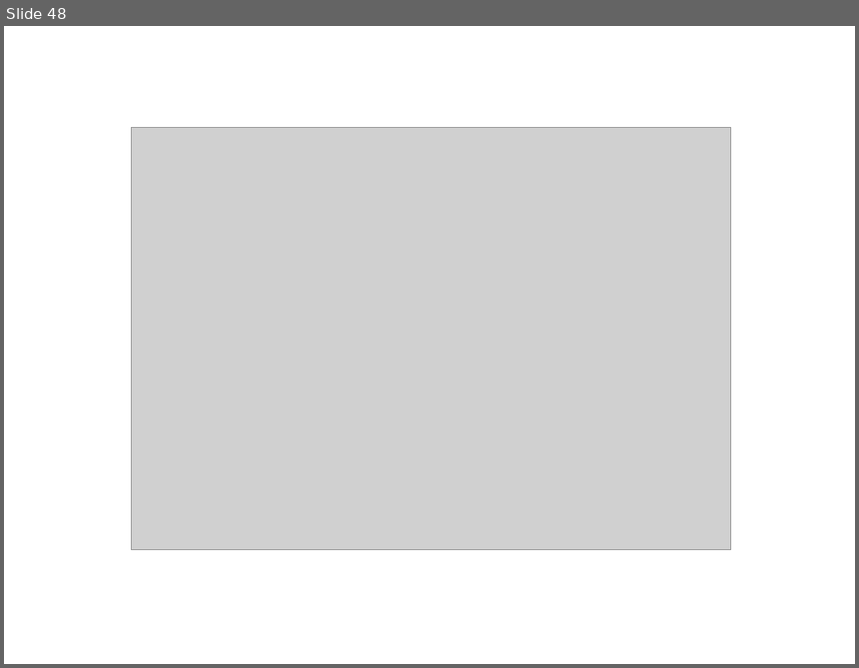
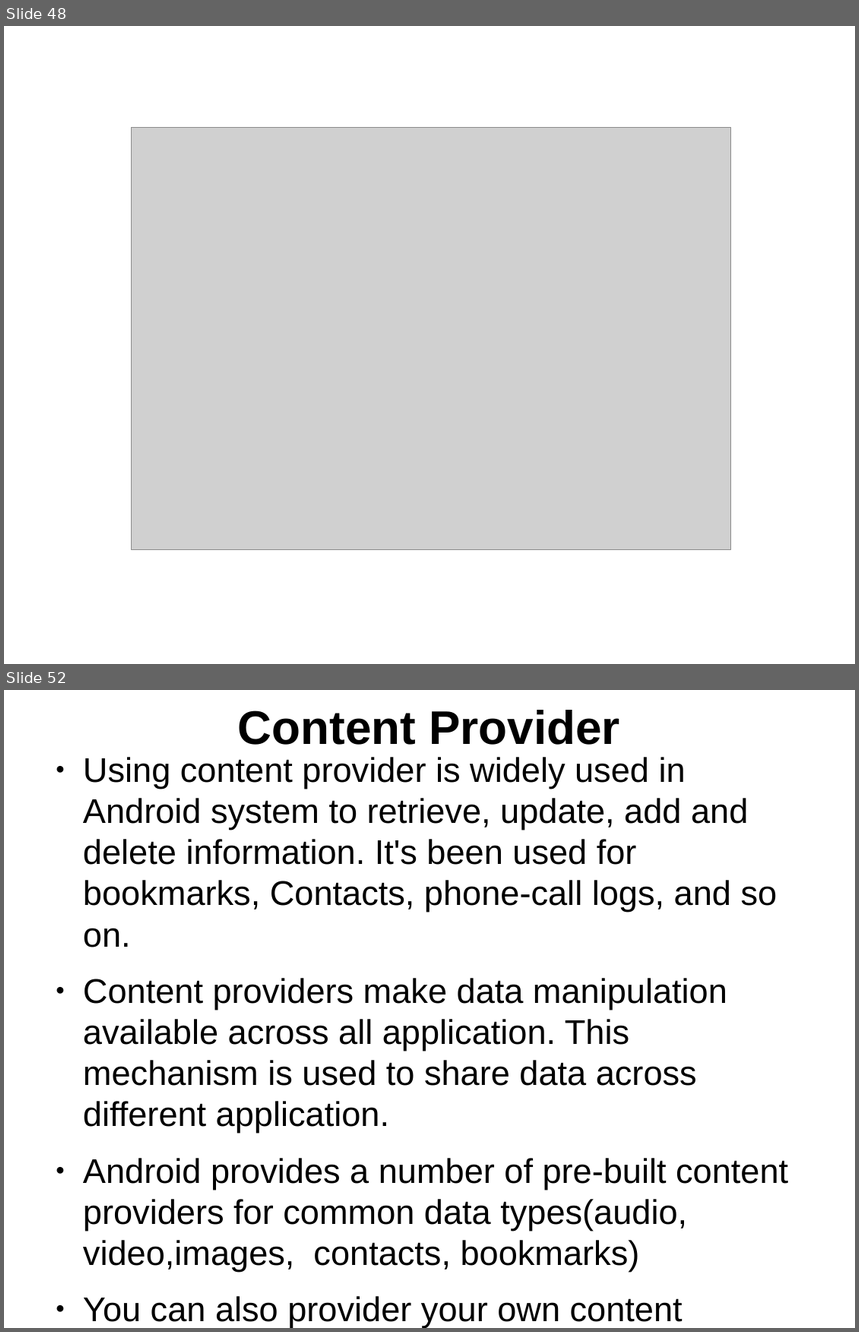
Before and after one commit to thegreatdao/testa, a slide deck: assets/android2.odp. Shown one above the other, each under a label of ours: slide 48 before the commit, slides 48 and 52 after it; the slides between them are not shown. The pictures are 859x668 and 859x1332 pixels, drawn with LibreOffice and Linux fonts; fonts in the diff are those of the drawing; grey boxes stand for pictures. Boxes give left, top, right and bottom in pixels: in the first picture for what was removed or moved away, otherwise in the second. Text is boxed around its words. In the diff, an @@ line names an element or a change of style, - is before the commit and + after.

```diff
--- a/assets/android2.odp
+++ b/assets/android2.odp
@@ slide 52 added at (x1=4, y1=690, x2=855, y2=1328), background #FFFFFF @@
@@ title added at (x1=238, y1=710, x2=620, y2=745), 44 pt, text #000000, bold @@
+Content Provider
@@ text added at (x1=83, y1=757, x2=788, y2=1328), 32 pt, text #000000 @@
+● Using content provider is widely used in Android system to retrieve, update, add and delete information. It's been used for bookmarks, Contacts, phone-call logs, and so on.
+● Content providers make data manipulation available across all application. This mechanism is used to share data across different application.
+● Android provides a number of pre-built content providers for common data types(audio, video,images, contacts, bookmarks)
+● You can also provider your own content provider to publish your data for other applications
```
Also in this commit, not shown: 5 other slides added, 2 other files.
